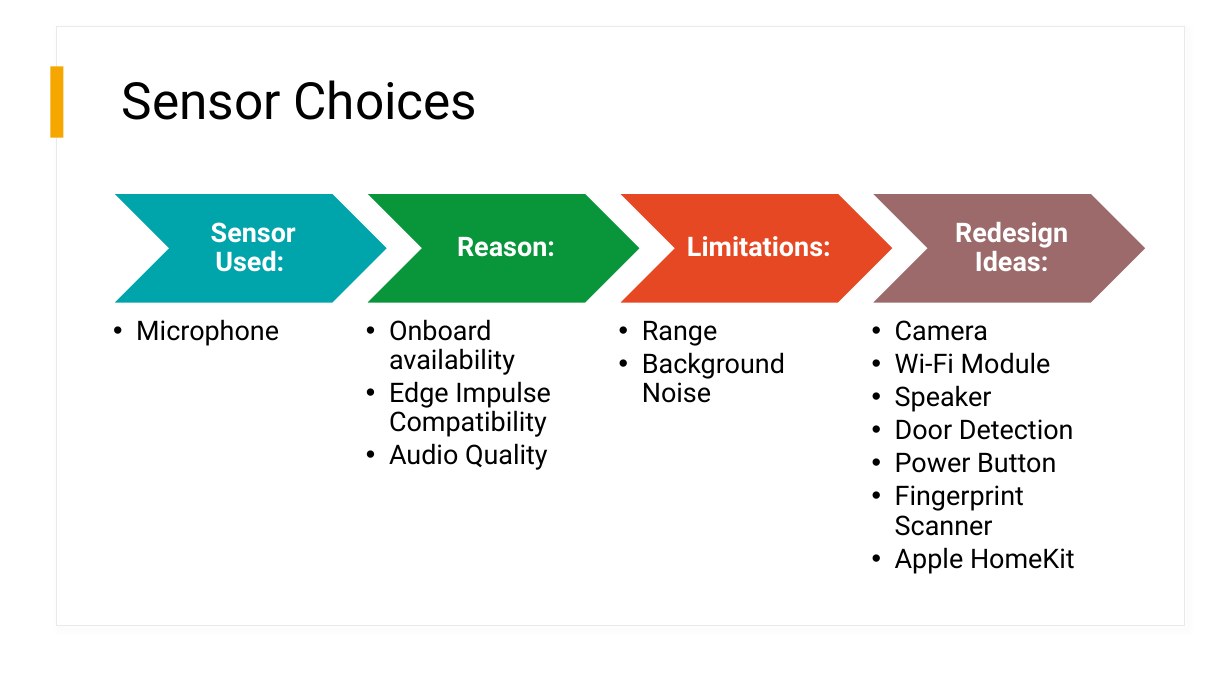
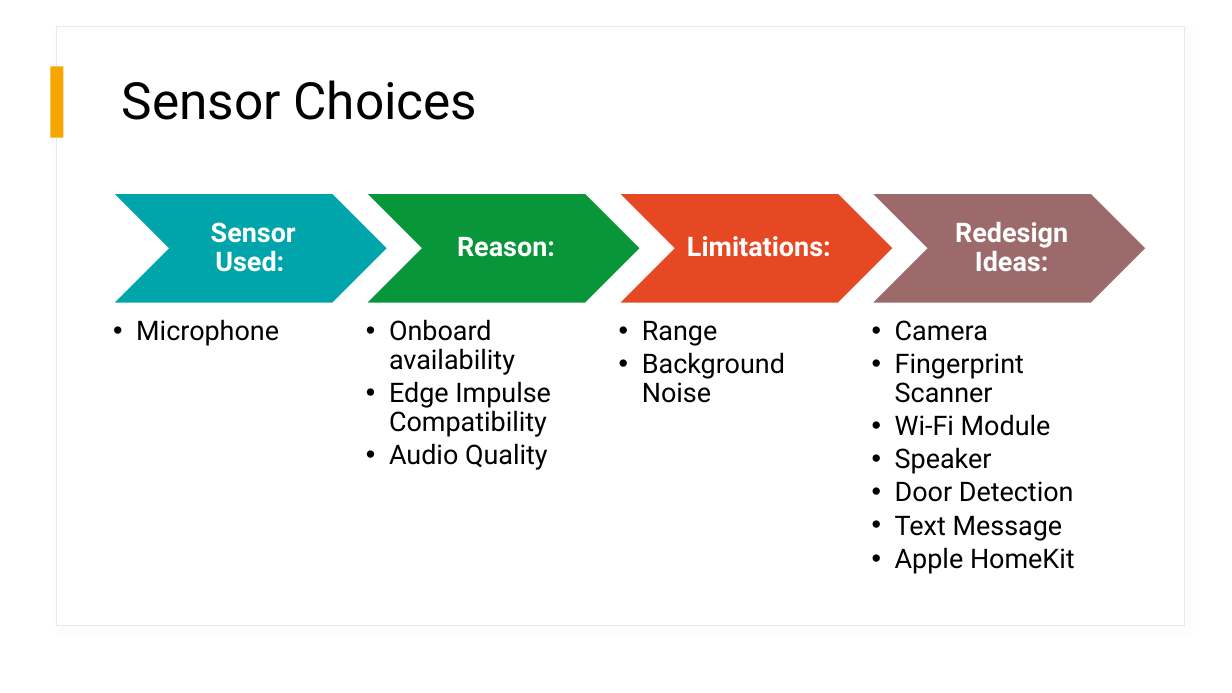
Before and after one commit to nishchint-upadhyaya/home-security-system, a slide deck: slide 7 of UpadhyayaN-Presentation.pptx. Drawn at 1232x693 pixels with LibreOffice and Linux fonts; fonts in the diff are those of the drawing. Boxes give left, top, right and bottom in pixels: in the first picture for what was removed or moved away, otherwise in the second. Text is boxed around its words. In the diff, an @@ line names an element or a change of style, - is before the commit and + after.

Commit message:
- Improved logging for keyword detection - Added prediction output in the Arduino code - Updates to PowerPoint presentation

```diff
--- a/UpadhyayaN-Presentation.pptx
+++ b/UpadhyayaN-Presentation.pptx
@@ text at bbox=[895, 353, 1024, 403]: paragraph added @@
+  • Fingerprint Scanner
@@ text at bbox=[895, 515, 1063, 541]: text changed @@
-  • Power Button
-  • Fingerprint Scanner
+  • Text Message
```
Also in this commit, not shown: 2 other files.
